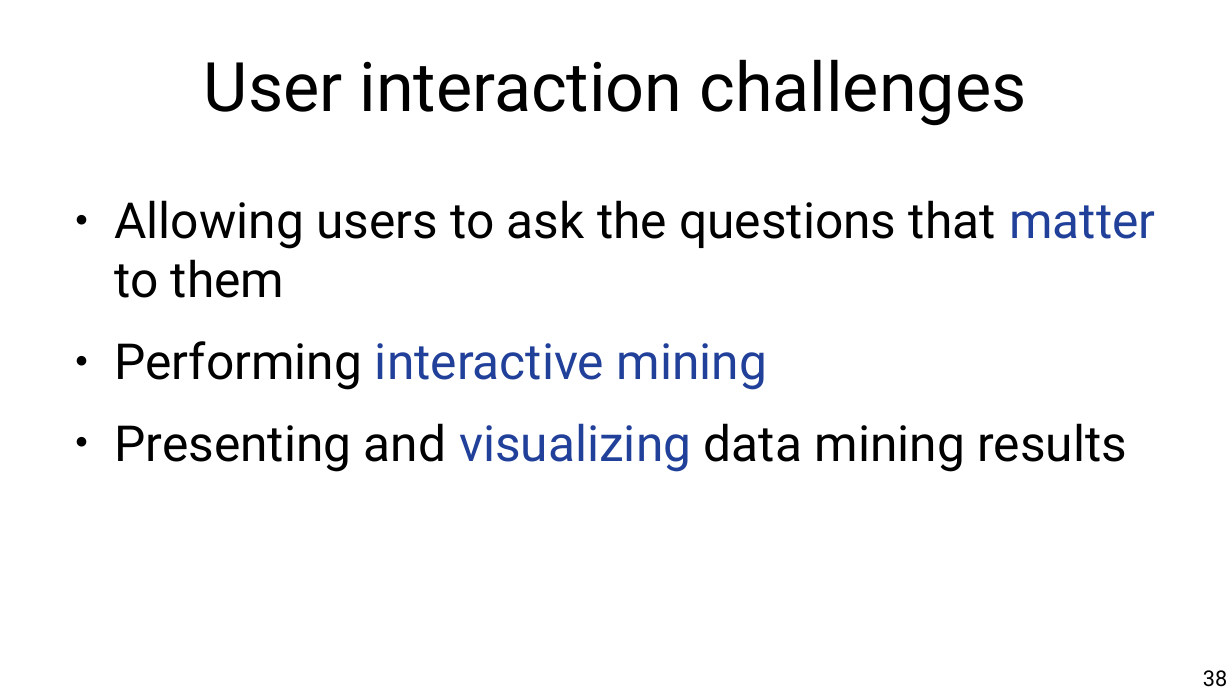
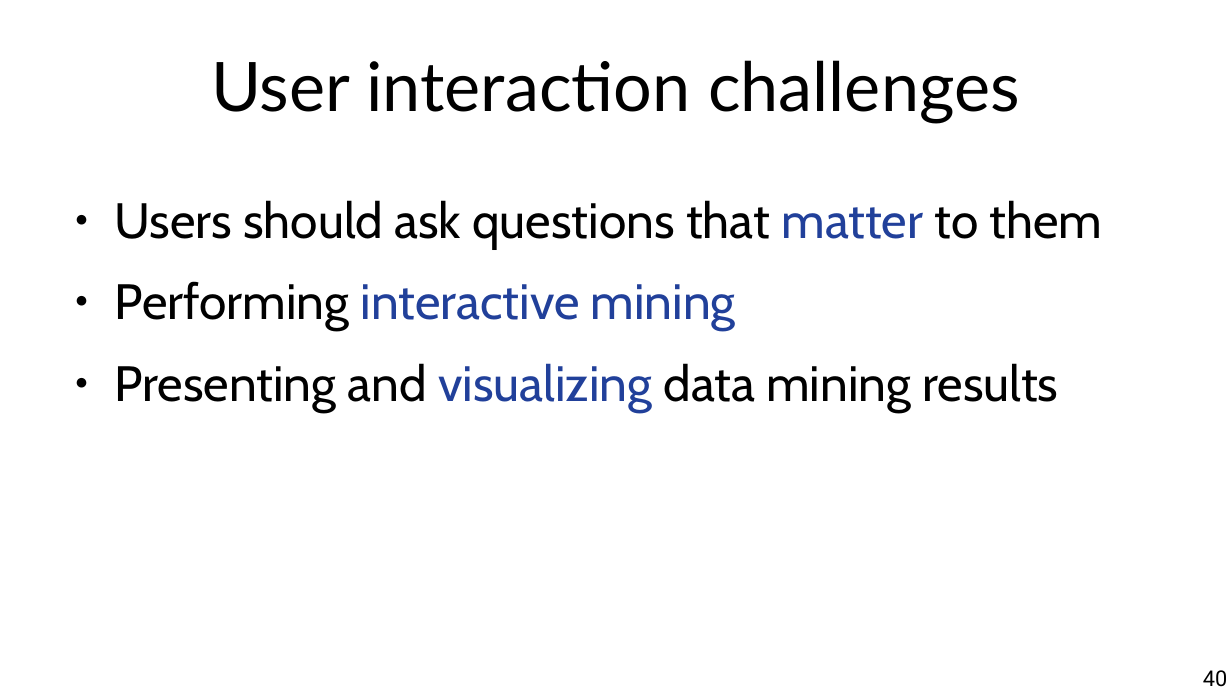
Before and after one commit to chatox/data-mining-course, a slide deck: slide 40 of theory/odp/tt02_data_methods_scenarios.odp (slide 38 before the commit). Drawn at 1232x693 pixels with LibreOffice and Linux fonts; fonts in the diff are those of the drawing. Boxes give left, top, right and bottom in pixels: in the first picture for what was removed or moved away, otherwise in the second. Text is boxed around its words. In the diff, an @@ line names an element or a change of style, - is before the commit and + after.

```diff
--- a/theory/odp/tt02_data_methods_scenarios.odp
+++ b/theory/odp/tt02_data_methods_scenarios.odp
@@ title "User interaction challenges" at (211,60,1020,124): font Roboto to Lato @@
@@ text at (114,200,1103,248): text changed; font Roboto to Cabin @@
-● Allowing users to ask the questions that matter to them
+● Users should ask questions that matter to them
@@ text at (114,281,1058,411): font Roboto to Cabin in "Performing interactive mining", "Presenting and visualizing data mining results" @@
@@ page number at (1203,670,1227,687): text changed @@
-38
+40
```
Also in this commit, not shown: 40 other slides changed, 5 slides added, 3 slides removed, 5 other files.
